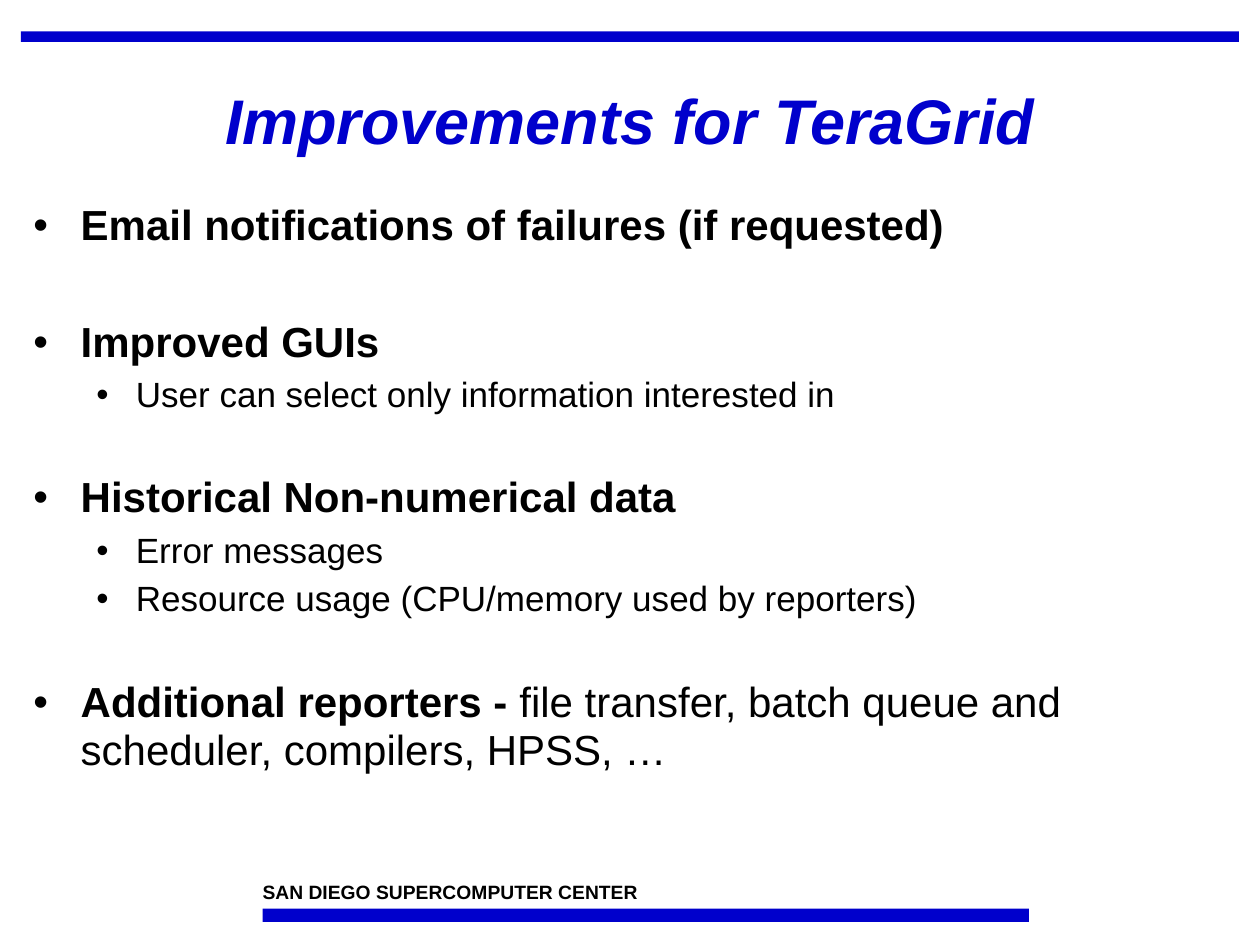
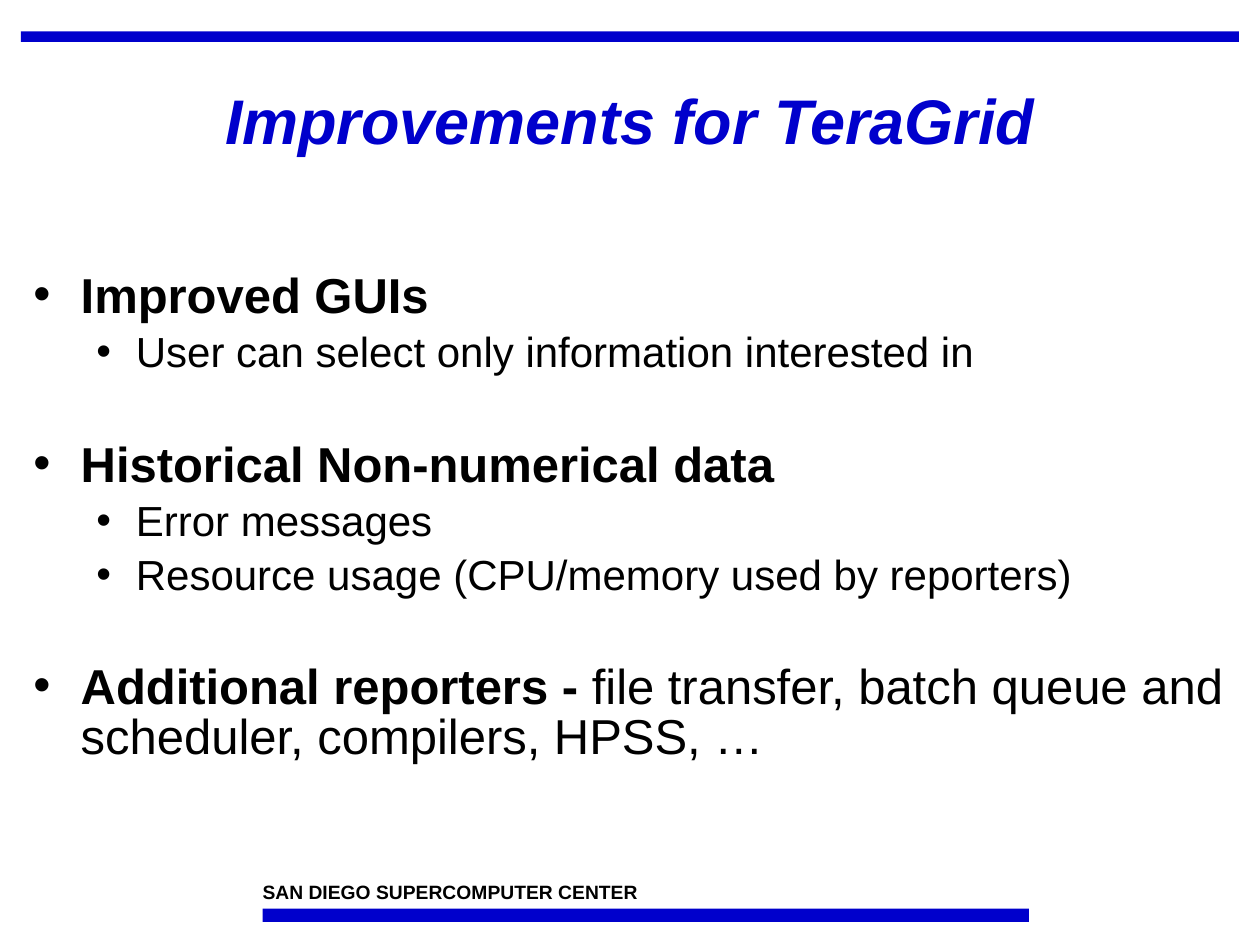
Before and after one commit to IncaProject/inca-xsede, a slide deck: slide 30 of talks/inca_sc05.ppt. Drawn at 1260x945 pixels with LibreOffice and Linux fonts; fonts in the diff are those of the drawing; background and template pictures are left out. Boxes give left, top, right and bottom in pixels: in the first picture for what was removed or moved away, otherwise in the second. Text is boxed around its words. In the diff, an @@ line names an element or a change of style, - is before the commit and + after.

```diff
--- a/talks/inca_sc05.ppt
+++ b/talks/inca_sc05.ppt
@@ text "Improved GUIs" at (81,277,1223,764): size 24 to 28 pt in "Improved GUIs", "Historical Non-numerical data", "Additional reporters - file transfer, batch queue ..."; size 20 to 24 pt in "User can select only information interested in", "Error messages", "Resource usage (CPU/memory used by reporters)"; line spacing 0.95 to 0.85; more space between paragraphs @@
@@ text at (81,209,944,248): paragraph removed @@
-• Email notifications of failures (if requested)
```
Also in this commit, not shown: 4 other slides changed.
